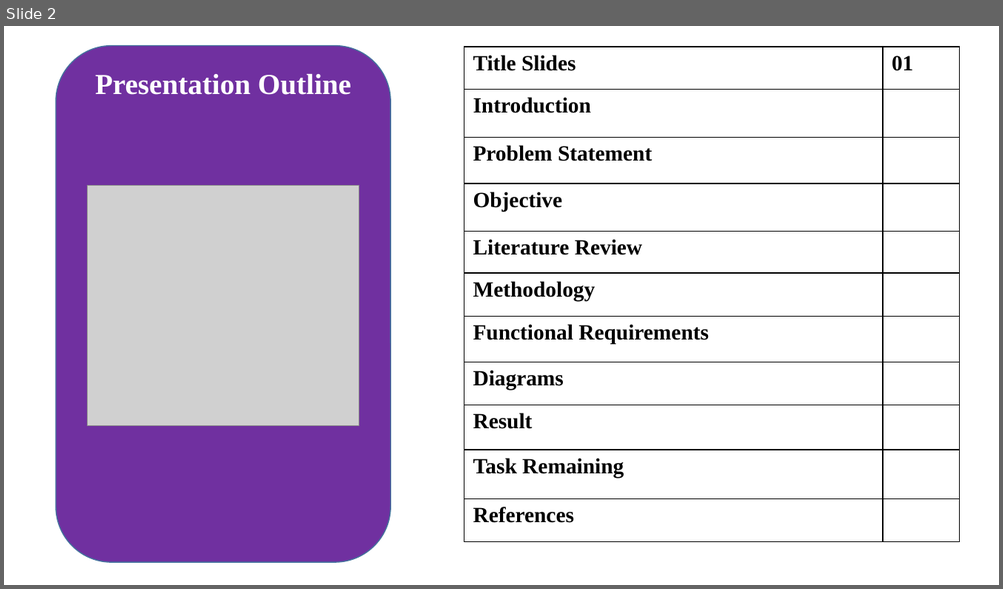
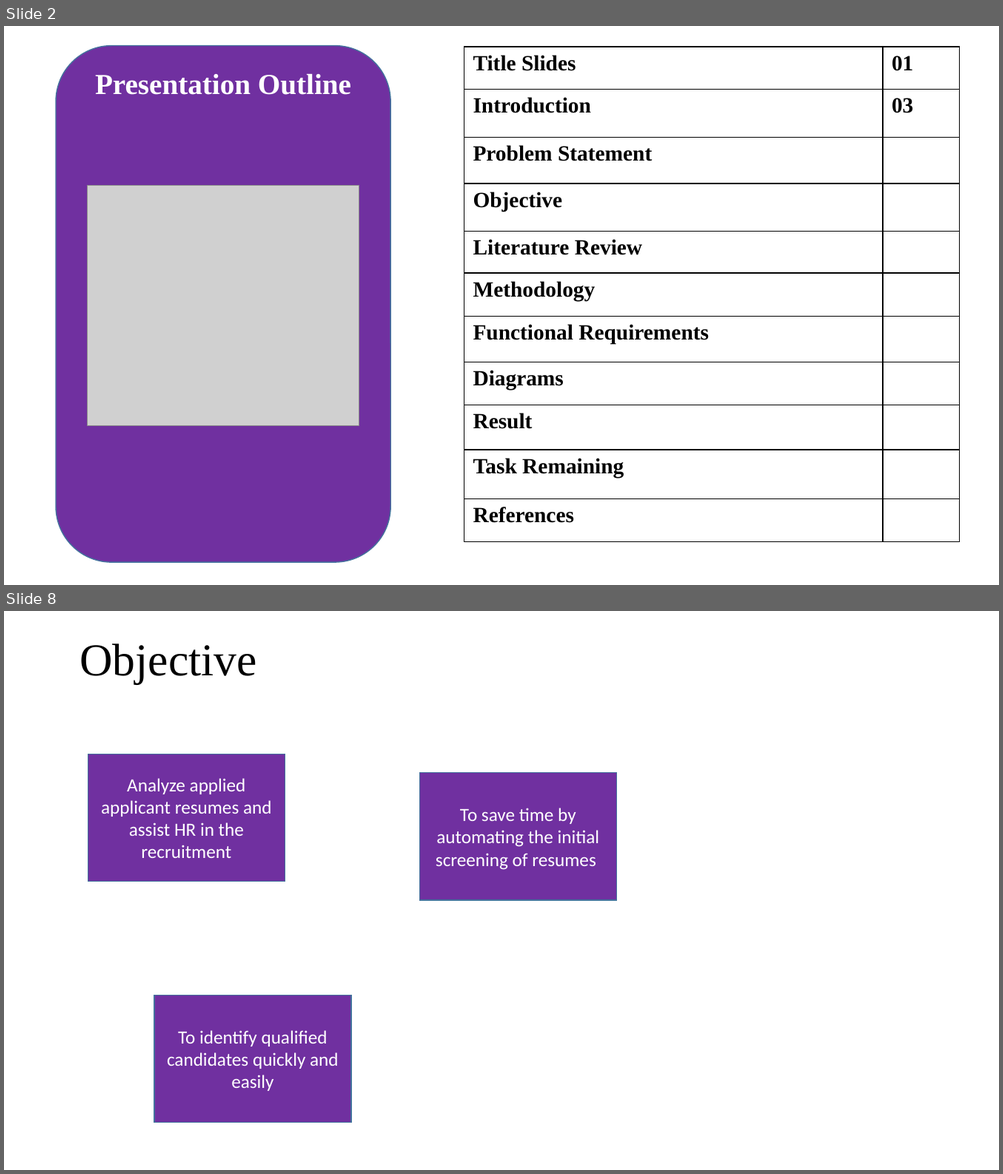
Before and after one commit to SaurabhSubedi/Hire-Hawk, a slide deck: Docs/MidtermPresentationHireHawk.pptx. Shown one above the other, each under a label of ours: slide 2 before the commit, slides 2 and 8 after it; the slides between them are not shown. The pictures are 1003x589 and 1003x1174 pixels, drawn with LibreOffice and Linux fonts; fonts in the diff are those of the drawing; grey boxes stand for pictures. Boxes give left, top, right and bottom in pixels: in the first picture for what was removed or moved away, otherwise in the second. Text is boxed around its words. In the diff, an @@ line names an element or a change of style, - is before the commit and + after.

```diff
--- a/Docs/MidtermPresentationHireHawk.pptx
+++ b/Docs/MidtermPresentationHireHawk.pptx
@@ slide 8 added at box(4, 611, 999, 1170), background #FFFFFF @@
@@ title added at box(79, 644, 256, 684), 44 pt, text #000000 @@
+Objective
@@ rectangle added at box(88, 755, 284, 882), fill #7030A0, outline #43739E 1 pt, 18 pt, text #FFFFFF @@
+Analyze applied applicant resumes and assist HR in the recruitment
@@ rectangle added at box(420, 773, 617, 900), fill #7030A0, outline #43739E 1 pt, 18 pt, text #FFFFFF @@
+To save time by automating the initial screening of resumes
@@ rectangle added at box(154, 995, 351, 1123), fill #7030A0, outline #43739E 1 pt, 18 pt, text #FFFFFF @@
+To identify qualified candidates quickly and easily
@@ slide 2 changed as well @@
@@ table at box(464, 47, 960, 543) @@
-row 2, column 2: 
+row 2, column 2: 03
```
Also in this commit, not shown: 6 other slides changed, 17 other slides added, 8 slides removed, 6 other files.
